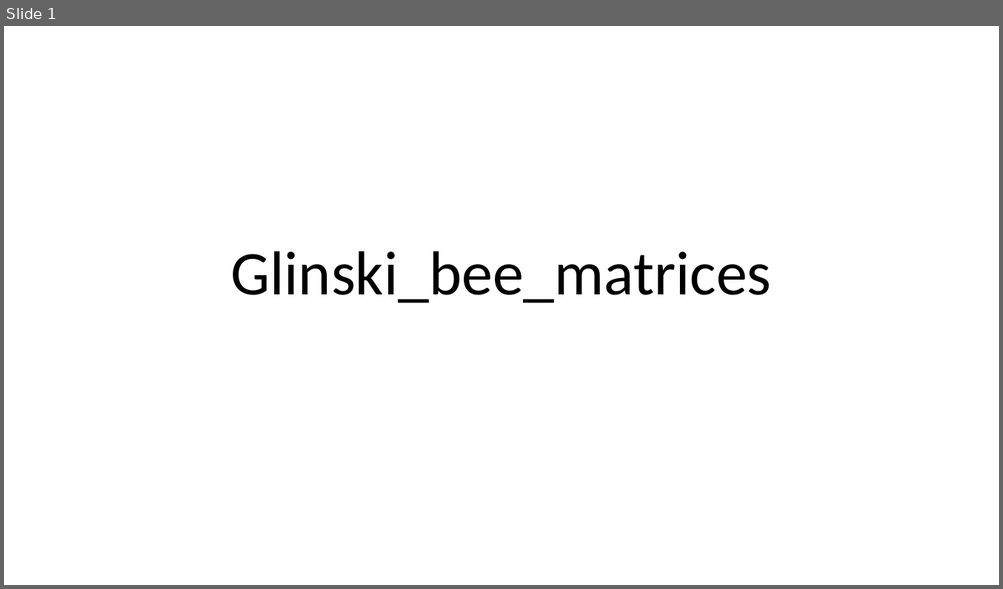
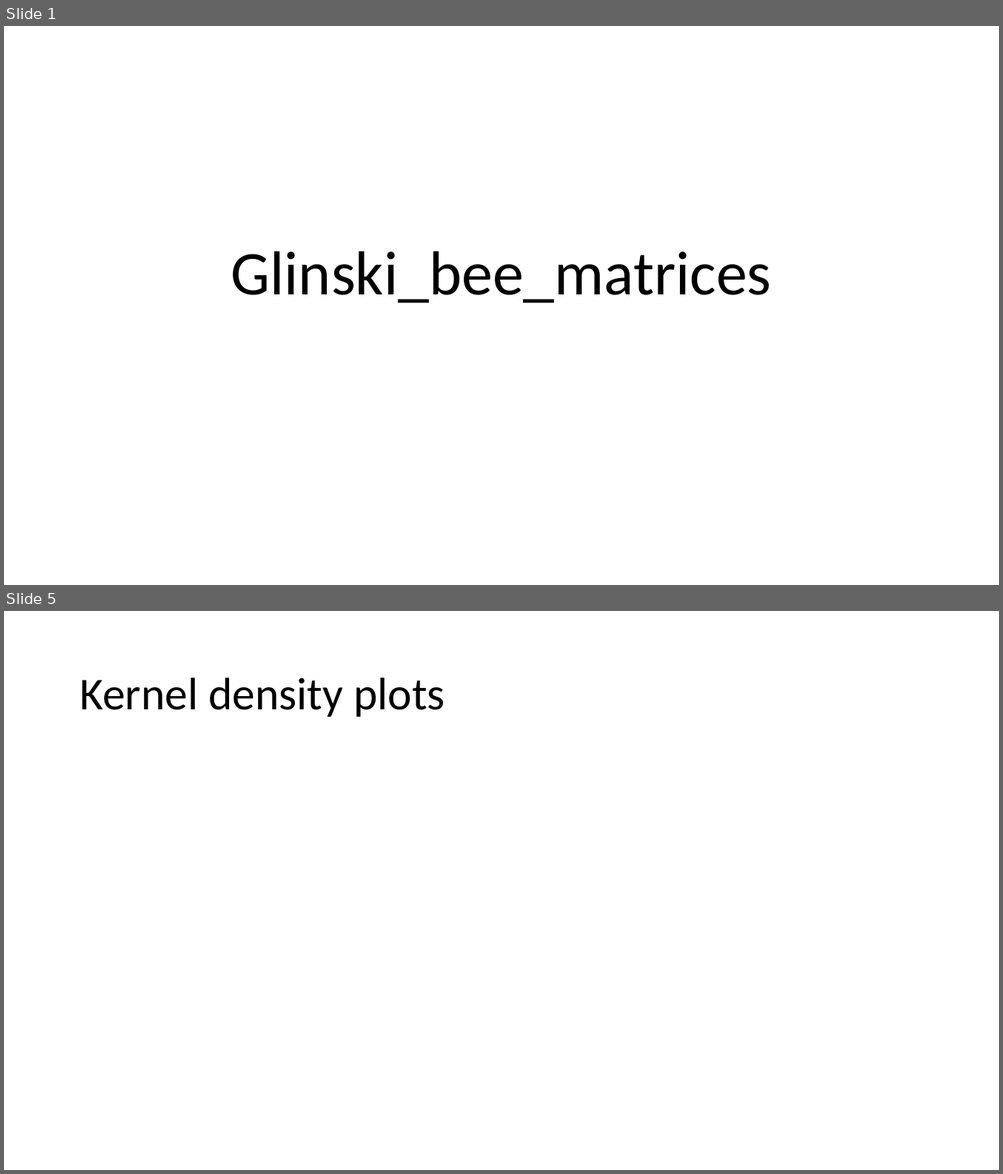
Before and after one commit to bee-modeling/glinski_bee_matrices, a slide deck: pptx/glinski_bee_matrices.pptx. Shown one above the other, each under a label of ours: slide 1 before the commit, slides 1 and 5 after it; the slides between them are not shown. The pictures are 1003x589 and 1003x1174 pixels, drawn with LibreOffice and Linux fonts; fonts in the diff are those of the drawing. Boxes give left, top, right and bottom in pixels: in the first picture for what was removed or moved away, otherwise in the second. Text is boxed around its words. In the diff, an @@ line names an element or a change of style, - is before the commit and + after.

```diff
--- a/pptx/glinski_bee_matrices.pptx
+++ b/pptx/glinski_bee_matrices.pptx
@@ slide 5 added at <box>4,611,999,1170</box>, background #FFFFFF @@
@@ title added at <box>79,678,445,717</box>, 44 pt, text #000000 @@
+Kernel density plots
```
Also in this commit, not shown: 4 other slides added, 2 slides removed, 7 other files.
